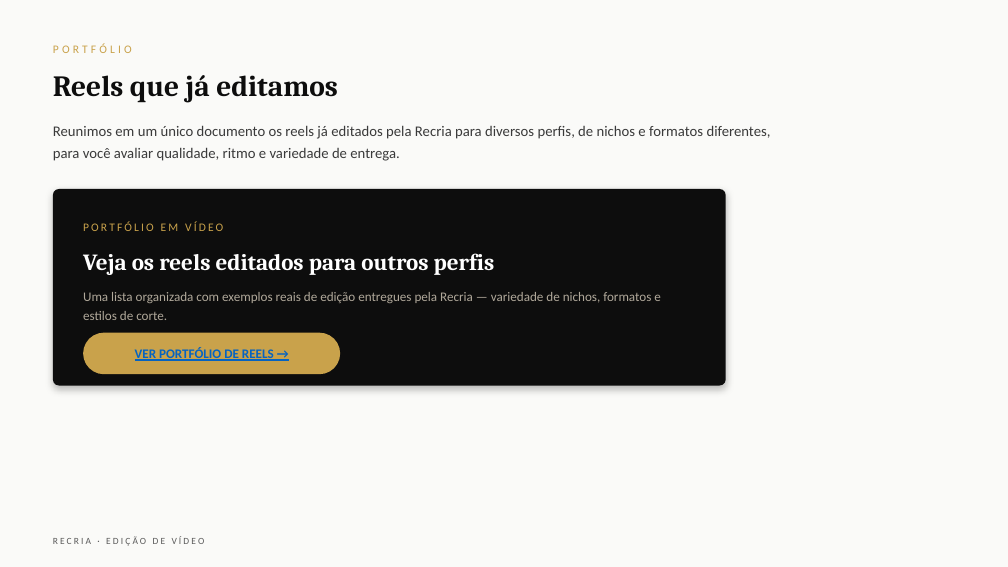
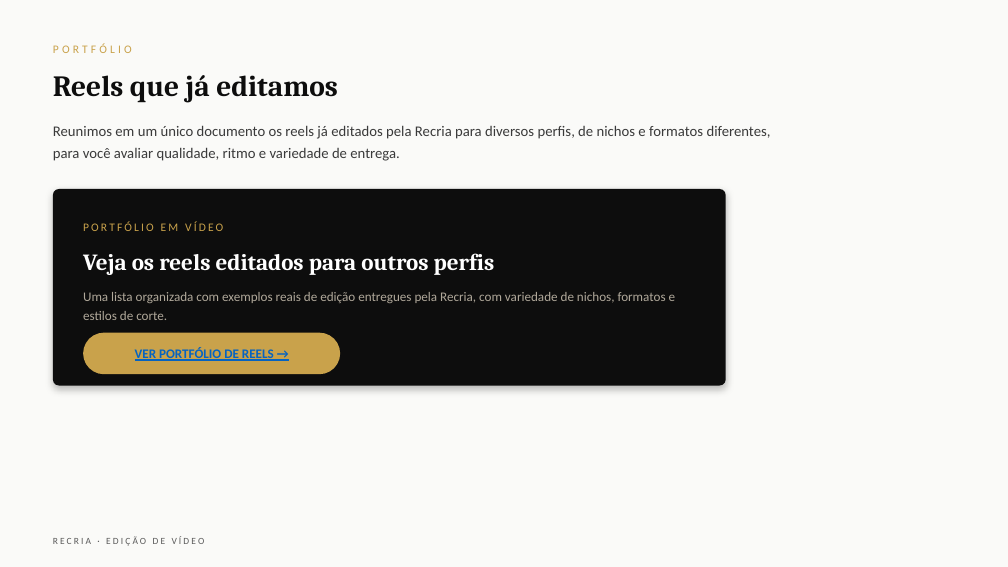
Before and after one commit to queridagratidao/recria-clientes, a slide deck: slide 3 of propostas/Recria - Proposta Edicao de Video.pptx. Drawn at 1008x567 pixels with LibreOffice and Linux fonts; fonts in the diff are those of the drawing. Boxes give left, top, right and bottom in pixels: in the first picture for what was removed or moved away, otherwise in the second. Text is boxed around its words. In the diff, an @@ line names an element or a change of style, - is before the commit and + after.

```diff
--- a/propostas/Recria - Proposta Edicao de Video.pptx
+++ b/propostas/Recria - Proposta Edicao de Video.pptx
@@ text at [83, 292, 676, 320]: text changed @@
-Uma lista organizada com exemplos reais de edição entregues pela Recria — variedade de nichos, formatos e estilos de corte.
+Uma lista organizada com exemplos reais de edição entregues pela Recria, com variedade de nichos, formatos e estilos de corte.
```
Also in this commit, not shown: 6 other slides changed, 1 other file.
